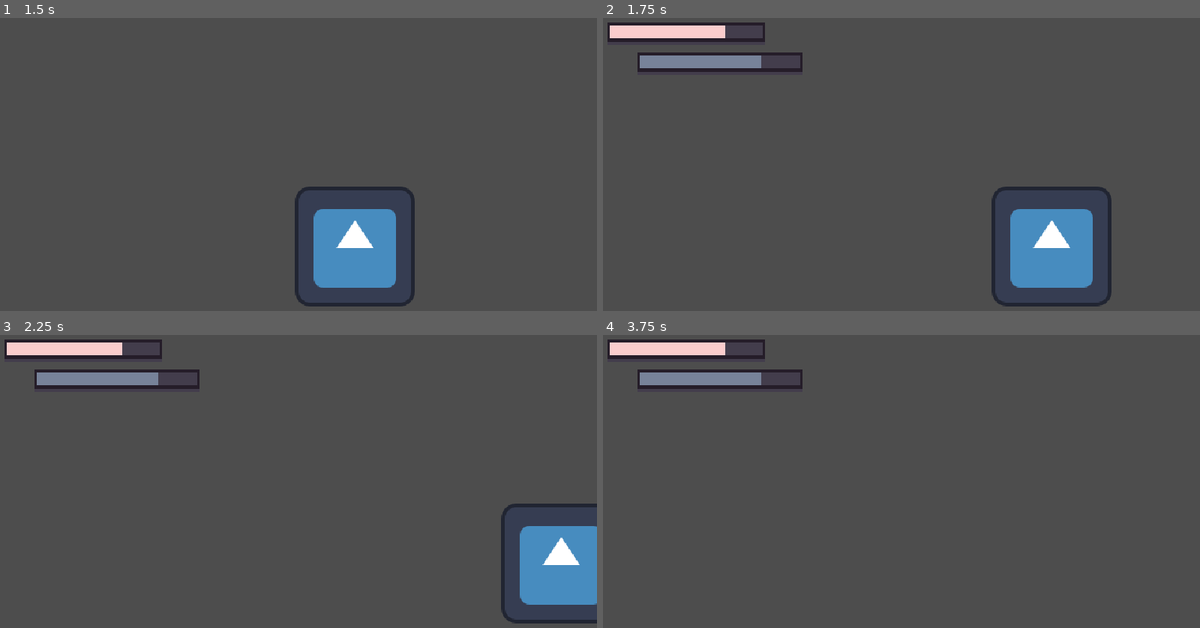
Above: before the commit, frames 1-4 (two rows, left to right).
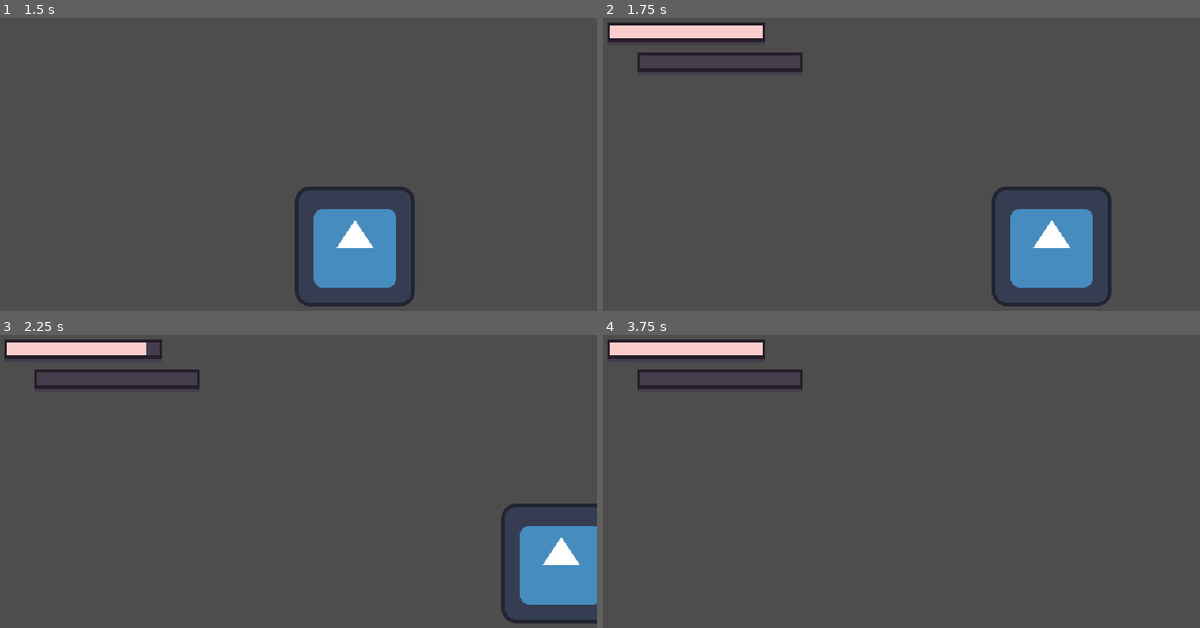
Above: after the commit, the same moments.

Repository: Dagethemage/GameOff2023
Game: Godot game, scene res://GUI/StartScreen.tscn
Same seed, same stepped clock (60 frames per second), same inputs: the game is played once before the commit and once after it. The engine's default icon, where the game draws it, is replaced by a stand-in: a white triangle on a blue panel in a dark square.
Inputs:
- Up to frame 1 (1.5 s): click "Start" at 0.5 s; tap Enter at 1.25 s; hold D (right) from 1.28 s (still down)
- Up to frame 2 (1.75 s): keep holding D (right)
- Up to frame 3 (2.25 s): release D (right) at 2.03 s; hold Down (ui_down) from 2.03 s (still down)
- Up to frame 4 (3.75 s): tap Space at 2.75 s; release Down (ui_down) at 2.78 s; hold D (right) 2.78-3.53 s; tap Enter at 3.5 s; hold Up (ui_up) from 3.53 s (still down)

Frame 1 is identical in both runs. In frame 2, 1.2% of the frame differs, in the area x 6-27%, y 2-18%; in frame 3, 1.1%; in frame 4, 1.2%.

Commit message:
Health UI

Diff:
--- /dev/null
+++ b/GUI/gui.gd
@@ -0,0 +1,27 @@
+extends Control
+
+@onready var health_bar = $HealthBar
+
+@onready var stats = preload("res://Resource/PlayerStats.tres")
+
+func _ready() -> void:
+	stats.health_changed.connect(health_changed)
+#	stats.mp_changed.connect(mp_changed)
+#	stats.ap_changed.connect(ap_changed)
+	print(stats.health)
+
+func _unhandled_input(event):
+	if Input.is_action_pressed("ui_down"):
+		stats.health -= 10
+		print(stats.health)
+	if Input.is_action_pressed("ui_up"):
+		stats.health += 10
+
+func health_changed(value):
+	health_bar.value = stats.health
+
+#func mp_changed(value):
+#	pass
+#
+#func ap_changed(value):
+#	pass
--- a/GUI/gui.tscn
+++ b/GUI/gui.tscn
@@ -1,29 +1,36 @@
-[gd_scene load_steps=5 format=3 uid="uid://bsj0iwhew8d0p"]
+[gd_scene load_steps=6 format=3 uid="uid://bsj0iwhew8d0p"]
 
 [ext_resource type="Texture2D" uid="uid://c0ws7orrttowm" path="res://GUI/Images/HealthBar Background.png" id="1_kthr5"]
+[ext_resource type="Script" path="res://GUI/gui.gd" id="1_o5dg7"]
 [ext_resource type="Texture2D" uid="uid://d0x51sovxntid" path="res://GUI/Images/HealthBar Foreground.png" id="2_rpuxn"]
 [ext_resource type="Texture2D" uid="uid://cccvm46luyq5e" path="res://GUI/Images/FlameBar Fill.png" id="3_1pf12"]
 [ext_resource type="Texture2D" uid="uid://c6i61mse0mds8" path="res://GUI/Images/HealthBarFill.png" id="4_6kk85"]
 
 [node name="GUI" type="CanvasLayer"]
 
-[node name="HealthBar" type="TextureProgressBar" parent="."]
+[node name="Control" type="Control" parent="."]
+layout_mode = 3
+anchors_preset = 0
+offset_right = 40.0
+offset_bottom = 40.0
+script = ExtResource("1_o5dg7")
+
+[node name="HealthBar" type="TextureProgressBar" parent="Control"]
 offset_left = 8.0
 offset_top = 8.0
 offset_right = 176.0
 offset_bottom = 32.0
-value = 75.0
+value = 100.0
 nine_patch_stretch = true
 texture_under = ExtResource("1_kthr5")
 texture_over = ExtResource("2_rpuxn")
 texture_progress = ExtResource("3_1pf12")
 
-[node name="HealthBar2" type="TextureProgressBar" parent="."]
+[node name="ManaBar" type="TextureProgressBar" parent="Control"]
 offset_left = 40.0
 offset_top = 40.0
 offset_right = 216.0
 offset_bottom = 64.0
-value = 75.0
 nine_patch_stretch = true
 texture_under = ExtResource("1_kthr5")
 texture_over = ExtResource("2_rpuxn")
--- a/Resource/Stats.gd
+++ b/Resource/Stats.gd
@@ -27,6 +27,8 @@
 	health = clamp(new_health, 0, max_health)
 	if health <= 0:
 		emit_signal("dead")
+	else:
+		emit_signal("health_changed", health)
 
 func set_mp(new_mp):
 	mp = new_mp
